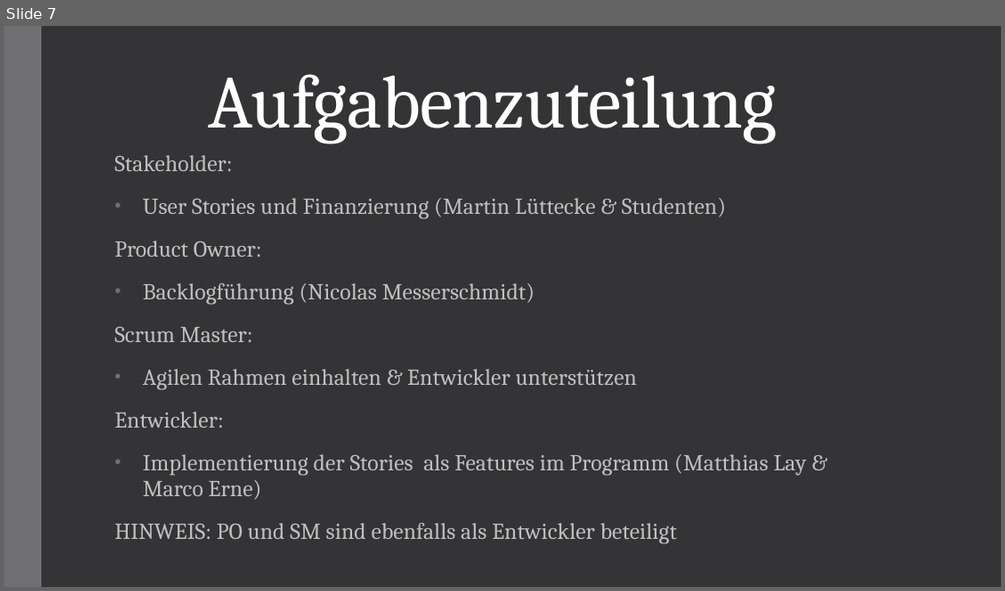
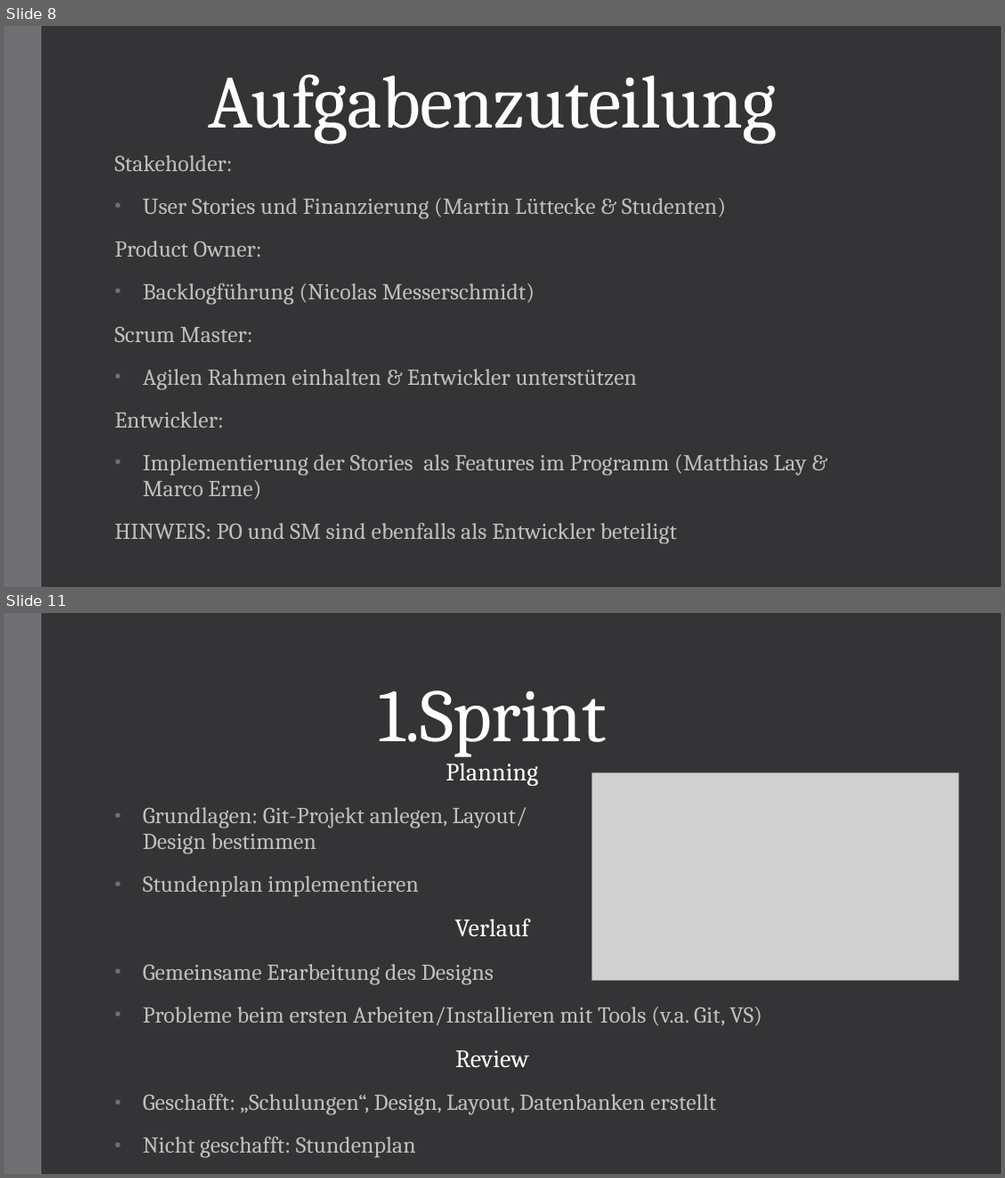
Before and after one commit to DerFish/ProjectSimpleStudies, a slide deck: SimpleStudies/Project SimpleStudies.pptx. Shown one above the other, each under a label of ours: slide 7 before the commit, slides 8 and 11 after it; the slides between them are not shown. The pictures are 1005x591 and 1005x1178 pixels, drawn with LibreOffice and Linux fonts; fonts in the diff are those of the drawing; grey boxes stand for pictures. Boxes give left, top, right and bottom in pixels: in the first picture for what was removed or moved away, otherwise in the second. Text is boxed around its words. In the diff, an @@ line names an element or a change of style, - is before the commit and + after.

```diff
--- a/SimpleStudies/Project SimpleStudies.pptx
+++ b/SimpleStudies/Project SimpleStudies.pptx
@@ slide 11 added at (x1=4, y1=613, x2=1001, y2=1174), background #353537; not listed: 1 template element that a slide beside it also shows @@
@@ title added at (x1=379, y1=690, x2=607, y2=757), 72 pt, text #FFFFFF @@
+1.Sprint
@@ subtitle added at (x1=143, y1=763, x2=762, y2=1158), 22 pt, text #BFBFBF @@
+Planning
+• Grundlagen: Git-Projekt anlegen, Layout/
+  Design bestimmen
+• Stundenplan implementieren
+Verlauf
+• Gemeinsame Erarbeitung des Designs
+• Probleme beim ersten Arbeiten/Installieren mit Tools (v.a. Git, VS)
+Review
+• Geschafft: „Schulungen“, Design, Layout, Datenbanken erstellt
+• Nicht geschafft: Stundenplan
@@ picture added at (x1=591, y1=773, x2=959, y2=981) @@
@@ what was slide 7 is now slide 8 @@
```
Also in this commit, not shown: 5 slides changed, 9 other slides added, 15 slides removed.
